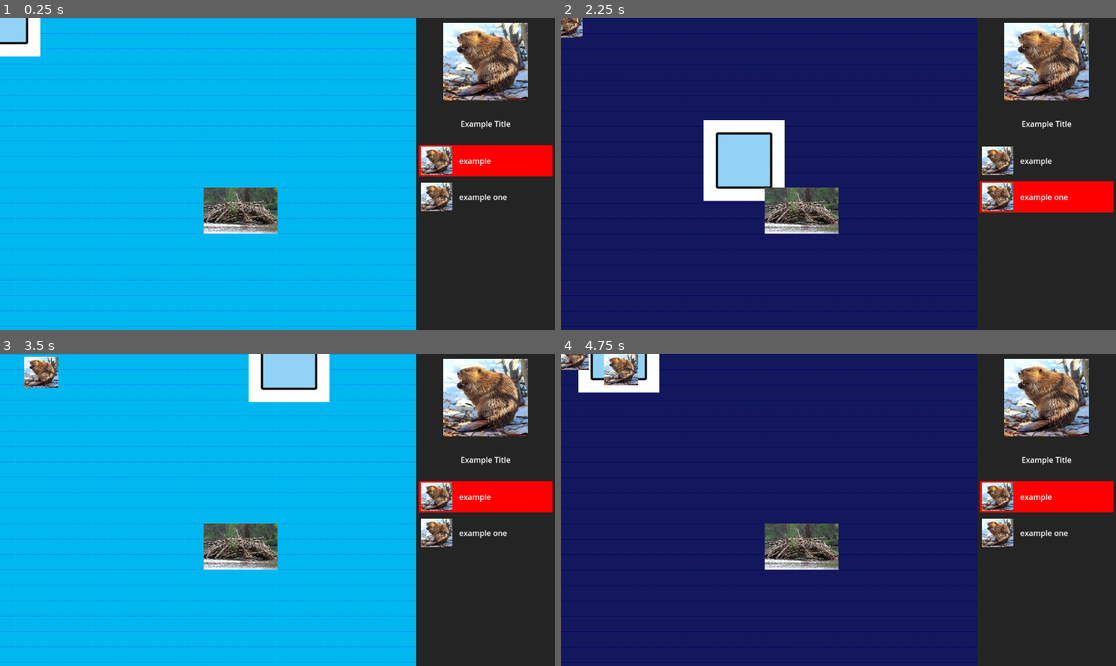
Above: before the commit, frames 1-4 (two rows, left to right).
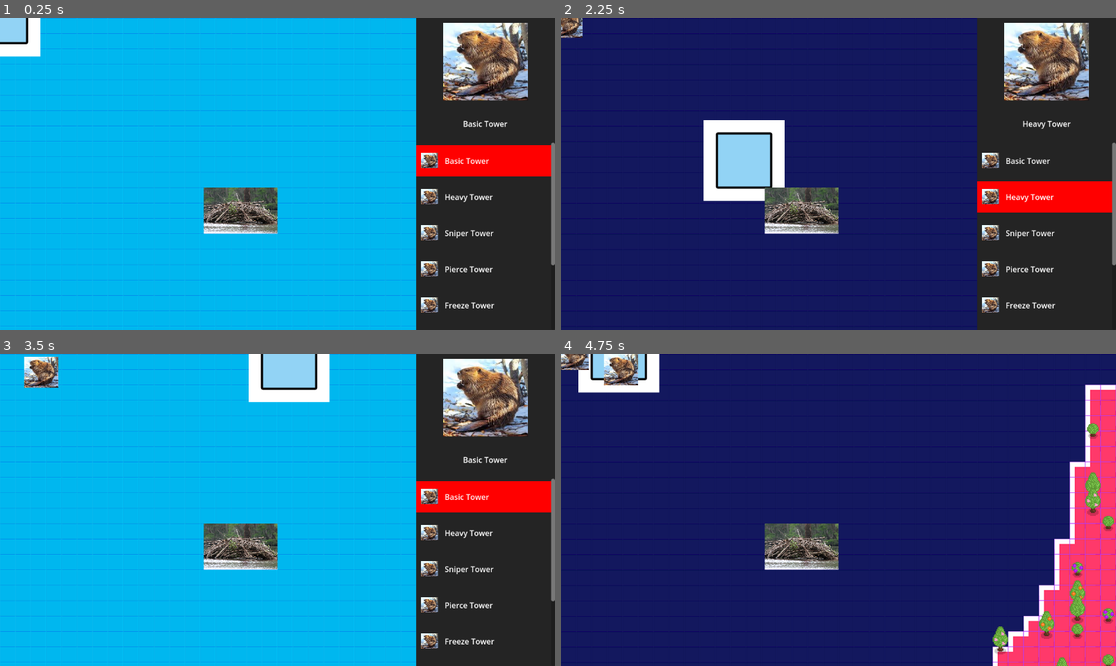
Above: after the commit, the same moments.

Repository: BigWing06/CS3-CapstoneProject
Game: Godot game, scene res://Viewport/Main.tscn
The game is run twice, just before and just after one commit, with the same random seed, the same clock (stepped at 60 frames per second) and the same inputs.
Inputs (mouse positions are in pixels of both pictures, inside the frame that each line leads up to):
- Up to frame 1 (0.25 s): no input
- Up to frame 2 (2.25 s): move the mouse to (960, 158) at 0.52 s; hold D (move_right) 0.53-1.28 s; tap Mouse wheel down (craftingScrollDown) at 0.6, 2.1 s; move the mouse to (727, 189) at 1.27 s; hold S (move_down) 1.28-2.03 s; tap Mouse wheel up (craftingScrollUp) at 1.35 s; move the mouse to (894, 105) at 2.02 s; hold D (move_right) from 2.03 s (still down)
- Up to frame 3 (3.5 s): move the mouse to (249, 572) at 2.77 s; release D (move_right) at 2.78 s; hold W (move_up) from 2.78 s (still down); tap Mouse wheel up (craftingScrollUp) at 2.85 s
- Up to frame 4 (4.75 s): move the mouse to (1005, 556) at 3.52 s; release W (move_up) at 3.53 s; hold A (move_left) from 3.53 s (still down); tap Mouse wheel down (craftingScrollDown) at 3.6 s; tap E (toggleBuildMenu, bound only after the commit) at 4.15 s; move the mouse to (672, 463) at 4.27 s; tap Mouse wheel up (craftingScrollUp) at 4.35 s

The runs differ from the first frame. In frame 1, 2.3% of the frame differs, in the area x 74-100%, y 32-95%; in frame 2, 2.3%; in frame 3, 2.3%; in frame 4, 25%, in the area x 74-100%, y 0-100%.

Commit message:
Made container scrollable, made menu visibilty toggleable

Diff:
--- a/gameplayReferences/towerTypes.json
+++ b/gameplayReferences/towerTypes.json
@@ -1,9 +1,28 @@
 {
-	"example":{
-		"name":"example"
+	"basic":{
+		"name":"Basic Tower"
 	},
 
-	"example1":{
-		"name":"example one"
+	"heavy":{
+		"name":"Heavy Tower"
+	},
+	"sniper":{
+		"name":"Sniper Tower"
+	},
+
+	"pierce":{
+		"name":"Pierce Tower"
+	},
+	"freeze":{
+		"name":"Freeze Tower"
+	},
+	"test":{
+		"name":"tester"
+	},
+	"lksadjfsla":{
+		"name":"faklsdfjaslkfdjflks"
+	},
+	"tedst":{
+		"name":"tdester"
 	}
 }
--- a/inventory/craftingMenu/craftingMenu.tscn
+++ b/inventory/craftingMenu/craftingMenu.tscn
@@ -64,10 +64,12 @@
 anchor_right = 1.0
 anchor_bottom = 1.0
 grow_horizontal = 2
-grow_vertical = 2
+follow_focus = true
 
 [node name="towerDisplayList" type="VBoxContainer" parent="scrollContainer"]
 layout_mode = 2
 size_flags_horizontal = 3
 size_flags_vertical = 3
 theme_override_constants/separation = 0
+
+[connection signal="selectedTowerChanged" from="." to="." method="_on_selected_tower_changed"]
--- a/inventory/craftingMenu/craftingMenuTowerListInstance.tscn
+++ b/inventory/craftingMenu/craftingMenuTowerListInstance.tscn
@@ -7,6 +7,8 @@
 custom_minimum_size = Vector2(0, 75)
 layout_mode = 3
 anchors_preset = 0
+offset_right = 8.0
+offset_bottom = 75.0
 script = ExtResource("1_o6pfn")
 
 [node name="ColorRect" type="ColorRect" parent="."]
@@ -14,9 +16,7 @@
 anchors_preset = -1
 anchor_right = 1.0
 anchor_bottom = 1.0
-offset_left = 5.0
 offset_top = 5.0
-offset_right = -5.0
 offset_bottom = -5.0
 grow_horizontal = 2
 grow_vertical = 2
@@ -35,10 +35,11 @@
 grow_vertical = 2
 
 [node name="towerDisplay" type="TextureRect" parent="HBoxContainer"]
-custom_minimum_size = Vector2(65, 0)
+custom_minimum_size = Vector2(35, 0)
 layout_mode = 2
 texture = ExtResource("2_pj0g1")
 expand_mode = 5
+stretch_mode = 5
 
 [node name="Control" type="Control" parent="HBoxContainer"]
 layout_mode = 2
--- a/inventory/craftingMenu/crafting_menu.gd
+++ b/inventory/craftingMenu/crafting_menu.gd
@@ -1,6 +1,6 @@
 extends Control
 
-signal selectedTowerChanged(tower)
+signal selectedTowerChanged(FOCUS_CLICK)
 
 var _towerListScene = preload("res://inventory/craftingMenu/craftingMenuTowerListInstance.tscn") #Reference to scene for the tower menu list
 @onready var _towerDisplayList = $scrollContainer/towerDisplayList #Stores refence to towerDispalyList node for use later
@@ -12,6 +12,7 @@
 var _selectedTowerType = 0
 
 func _ready() -> void:
+	set_focus_mode(FOCUS_NONE)
 	for key in _towerTypesList: #Instances the craftingMenuTowerListInstance to create the list in the crafting menu
 		var towerListSceneInstance = _towerListScene.instantiate()
 		towerListSceneInstance.update(key, _towerTypesJSON[key])
@@ -27,3 +28,11 @@
 	if Input.is_action_just_pressed("craftingScrollUp"):
 		_selectedTowerType = (_selectedTowerType - 1) % len(_towerTypesList)
 		selectedTowerChanged.emit(_towerTypesList[_selectedTowerType])
+	if Input.is_action_just_pressed("toggleBuildMenu"):
+		toggleMenu()
+
+func _on_selected_tower_changed(tower: Variant) -> void:
+	$Control/towerTitle.text = _towerTypesJSON[tower]['name']
+
+func toggleMenu():
+	visible = !visible
--- a/inventory/craftingMenu/crafting_menu_tower_list_instance.gd
+++ b/inventory/craftingMenu/crafting_menu_tower_list_instance.gd
@@ -7,9 +7,12 @@
 	_towerType = tower
 	_towerPlacementData = towerPlacementData
 	$HBoxContainer/Control/name.text = _towerPlacementData['name']
+	focus_mode = FOCUS_ALL
+
 
 func selectedTowerUpdate(tower): #This function is to be connected to the selectedTowerChanged signal in the crafting menu scipt, it updates the instance to reflect which tower is being placed
 	if tower == _towerType:
 		$ColorRect.color = Color(1, 0, 0)
+		call_deferred("grab_focus")
 	else:
 		$ColorRect.color = Color(0.14, 0.14, 0.14)
--- a/project.godot
+++ b/project.godot
@@ -51,6 +51,11 @@
 "events": [Object(InputEventMouseButton,"resource_local_to_scene":false,"resource_name":"","device":-1,"window_id":0,"a …(253 unchanged characters)…
 ]
 }
+toggleBuildMenu={
+"deadzone": 0.5,
+"events": [Object(InputEventKey,"resource_local_to_scene":false,"resource_name":"","device":0,"window_id":0,"alt_pressed":false,"shift_pressed":false,"ctrl_pressed":false,"meta_pressed":false,"pressed":false,"keycode":0,"physical_keycode":69,"key_label":0,"unicode":0,"location":0,"echo":false,"script":null)
+]
+}
 
 [layer_names]
 
